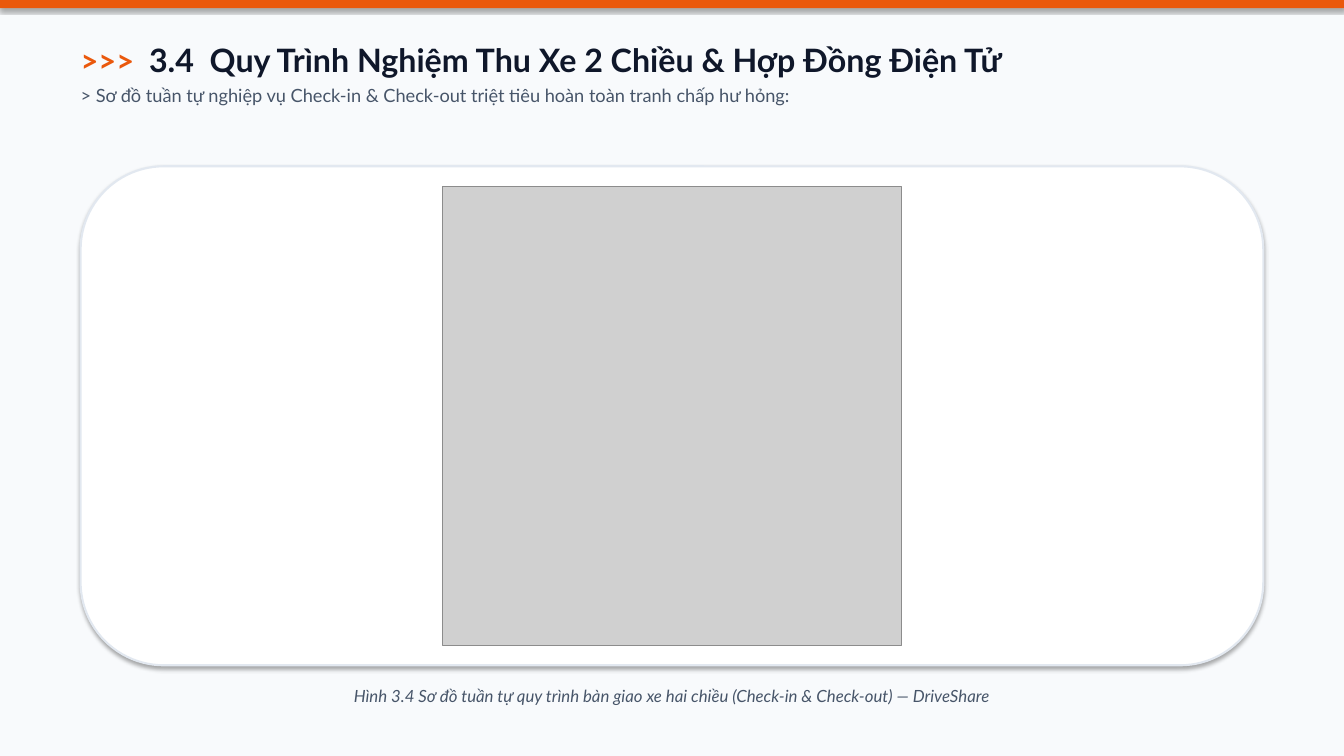
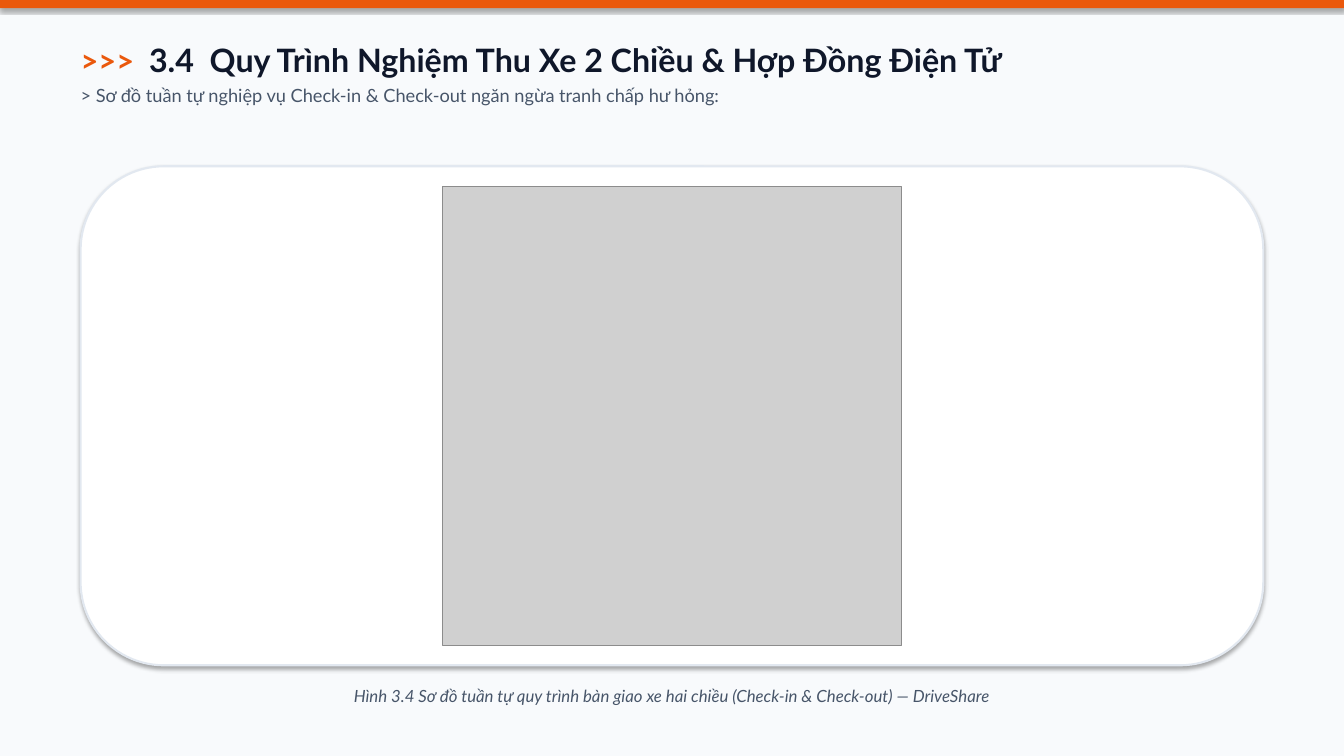
Before and after one commit to em123ngao-arch/thueXe_Online, a slide deck: slide 15 of docs/Slide_Bao_Ve_Do_An_DriveShare_K4.pptx. Drawn at 1344x756 pixels with LibreOffice and Linux fonts; fonts in the diff are those of the drawing; grey boxes stand for pictures. Boxes give left, top, right and bottom in pixels: in the first picture for what was removed or moved away, otherwise in the second. Text is boxed around its words. In the diff, an @@ line names an element or a change of style, - is before the commit and + after.

```diff
--- a/docs/Slide_Bao_Ve_Do_An_DriveShare_K4.pptx
+++ b/docs/Slide_Bao_Ve_Do_An_DriveShare_K4.pptx
@@ text at [96,87,719,106]: text changed @@
-> Sơ đồ tuần tự nghiệp vụ Check-in & Check-out triệt tiêu hoàn toàn tranh chấp hư hỏng:
+> Sơ đồ tuần tự nghiệp vụ Check-in & Check-out ngăn ngừa tranh chấp hư hỏng:
```
Also in this commit, not shown: 15 other slides changed, 2 slides removed, 38 other files.
